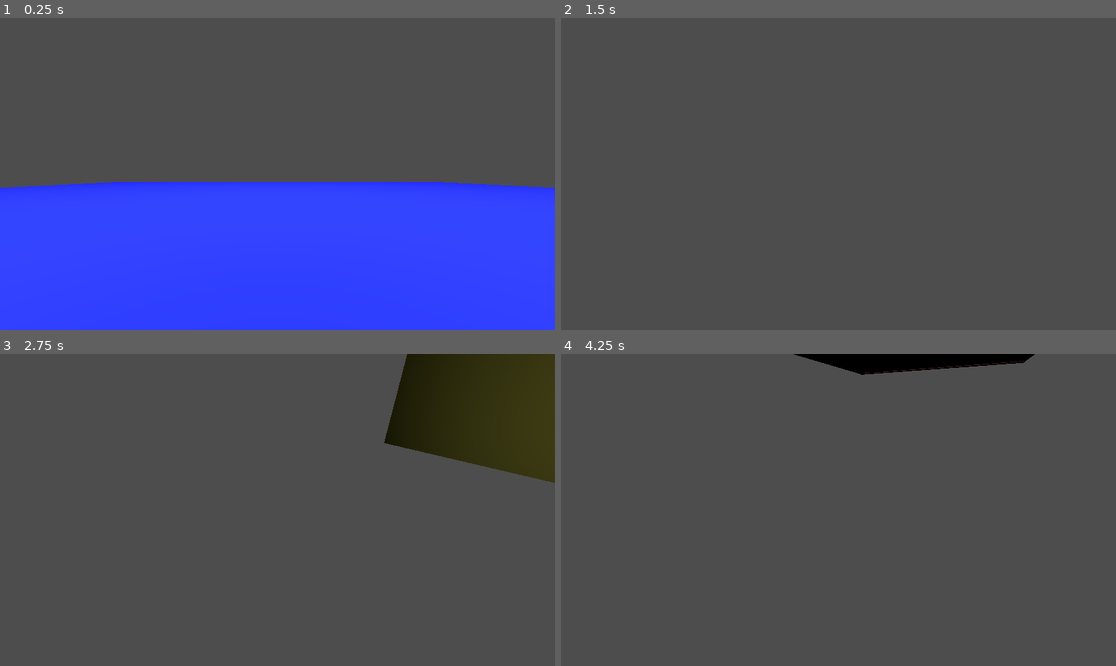
Above: before the commit, frames 1-4 (two rows, left to right).
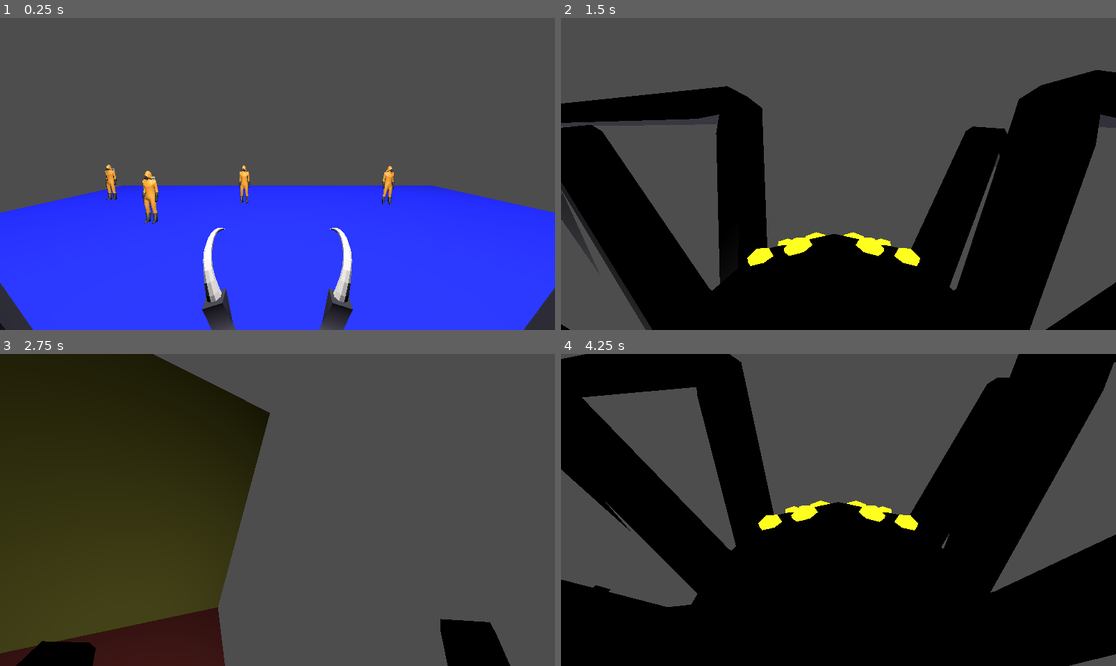
Above: after the commit, the same moments.

Repository: pudgypoultry/godotwildjam7-25
Game: Godot game, scene res://Sandboxes/Andrew/SpiderPlayground.tscn
Two runs of this game, one before a commit and one after it. Both use one fixed random seed, a clock stepped at 60 frames per second and the inputs below. This scene is started directly instead of the project's main scene.
Inputs (mouse positions are in pixels of both pictures, inside the frame that each line leads up to):
- Up to frame 1 (0.25 s): no input
- Up to frame 2 (1.5 s): tap Enter (ui_accept) at 0.5 s; move the mouse to (960, 158) at 0.52 s; hold D (RotateRight) 0.53-1.28 s; tap E (Attack, bound only after the commit) at 0.6 s; click (960, 158) at 0.67 s; tap Space (Jump) at 0.77, 0.8, 1.07, 1.35 s; move the mouse to (727, 189) at 1.27 s; hold S (MoveBackward) from 1.28 s (still down); click (727, 189) at 1.42 s
- Up to frame 3 (2.75 s): tap Space (Jump) at 1.52, 1.82, 2.3 s; tap E (Attack, bound only after the commit) at 1.55, 2.1 s; move the mouse to (333, 441) at 2.02 s; release S (MoveBackward) at 2.03 s; hold D (RotateRight) from 2.03 s (still down); click (333, 441) at 2.17 s
- Up to frame 4 (4.25 s): move the mouse to (810, 572) at 2.77 s; release D (RotateRight) at 2.78 s; hold W (MoveForward) 2.78-3.53 s; tap E (Attack, bound only after the commit) at 2.85 s; click (810, 572) at 2.92 s; tap Space (Jump) at 3.02, 3.32, 3.6, 3.77, 4.07 s; move the mouse to (1005, 556) at 3.52 s; hold A (RotateLeft) from 3.53 s (still down); click (1005, 556) at 3.67 s

The runs differ from the first frame. In frame 1, 6.1% of the frame differs, in the area x 0-100%, y 46-100%; in frame 2, 45%; in frame 3, 54%; in frame 4, 66%, in the area x 0-100%, y 0-100%.
Error after the commit: Invalid access to property or key 'name' on a base object of type 'Nil'. (res://Sandboxes/Andrew/SpiderMovement.gd:169)

Commit message:
Spider/Player interaction minimum is in!

Diff:
--- a/Sandboxes/Andrew/SpiderController.tscn
+++ b/Sandboxes/Andrew/SpiderController.tscn
@@ -1,31 +1,25 @@
-[gd_scene load_steps=8 format=3 uid="uid://c1mgas2y2yu8k"]
+[gd_scene load_steps=6 format=3 uid="uid://c1mgas2y2yu8k"]
 
-[ext_resource type="Script" uid="uid://dakmj8qucvtgx" path="res://Sandboxes/Andrew/ScrapPaper.gd" id="1_3w07u"]
+[ext_resource type="Script" uid="uid://cbw242owap4dw" path="res://Sandboxes/Andrew/SpiderMovement.gd" id="1_nge5q"]
+[ext_resource type="PackedScene" uid="uid://bapr6nymlyejw" path="res://Scenes/spider_actor.tscn" id="2_a2ljo"]
 
 [sub_resource type="SphereShape3D" id="SphereShape3D_lfcr3"]
-
-[sub_resource type="StandardMaterial3D" id="StandardMaterial3D_3w07u"]
-
-[sub_resource type="SphereMesh" id="SphereMesh_3w07u"]
-material = SubResource("StandardMaterial3D_3w07u")
-
-[sub_resource type="StandardMaterial3D" id="StandardMaterial3D_a2ljo"]
-albedo_color = Color(0, 0, 0, 1)
-
-[sub_resource type="SphereMesh" id="SphereMesh_fj6if"]
-material = SubResource("StandardMaterial3D_a2ljo")
 
 [sub_resource type="SphereShape3D" id="SphereShape3D_a2ljo"]
 radius = 1.0
 
-[node name="SpiderController" type="CharacterBody3D" node_paths=PackedStringArray("collisionChecker", "head", "headCamera")]
+[sub_resource type="SphereShape3D" id="SphereShape3D_fj6if"]
+
+[node name="SpiderController" type="CharacterBody3D" node_paths=PackedStringArray("collisionChecker", "attackChecker", "head", "headCamera", "spiderAnimation")]
 axis_lock_angular_x = true
 axis_lock_angular_y = true
 axis_lock_angular_z = true
-script = ExtResource("1_3w07u")
+script = ExtResource("1_nge5q")
 collisionChecker = NodePath("CollisionChecker")
+attackChecker = NodePath("AttackChecker")
 head = NodePath("CameraMount")
 headCamera = NodePath("CameraMount/Camera3D")
+spiderAnimation = NodePath("SpiderActor")
 
 [node name="CollisionShape3D" type="CollisionShape3D" parent="."]
 transform = Transform3D(-4.37114e-08, 0, 1, 0, 1, 0, -1, 0, -4.37114e-08, 0, 0, 0)
@@ -33,25 +27,24 @@
 
 [node name="CameraMount" type="Node3D" parent="."]
 
-[node name="MeshInstance3D" type="MeshInstance3D" parent="CameraMount"]
-visible = false
-mesh = SubResource("SphereMesh_3w07u")
-
-[node name="MeshInstance3D2" type="MeshInstance3D" parent="CameraMount"]
-transform = Transform3D(0.298843, 0, 0, 0, 0.298843, 0, 0, 0, 0.298843, -0.230369, 0.259279, -0.221709)
-visible = false
-mesh = SubResource("SphereMesh_fj6if")
-
-[node name="MeshInstance3D3" type="MeshInstance3D" parent="CameraMount"]
-transform = Transform3D(0.298843, 0, 0, 0, 0.298843, 0, 0, 0, 0.298843, 0.23, 0.259, -0.222)
-visible = false
-mesh = SubResource("SphereMesh_fj6if")
-
 [node name="Camera3D" type="Camera3D" parent="CameraMount"]
+transform = Transform3D(1, 0, 0, 0, 0.993795, 0.111226, 0, -0.111226, 0.993795, 0, 1.70434, 0.399427)
 
 [node name="CollisionChecker" type="Area3D" parent="."]
 
 [node name="CollisionShape3D" type="CollisionShape3D" parent="CollisionChecker"]
 shape = SubResource("SphereShape3D_a2ljo")
 
-[connection signal="body_entered" from="CollisionChecker" to="." method="bodyEntered"]
+[node name="SpiderActor" parent="." instance=ExtResource("2_a2ljo")]
+
+[node name="AttackChecker" type="Area3D" parent="."]
+transform = Transform3D(2.15505, 0, 0, 0, 2.15505, 0, 0, 0, 2.15505, 0, 0.819745, -2.66847)
+collision_layer = 3
+collision_mask = 3
+
+[node name="CollisionShape3D" type="CollisionShape3D" parent="AttackChecker"]
+shape = SubResource("SphereShape3D_fj6if")
+
+[connection signal="body_entered" from="CollisionChecker" to="." method="BodyEntered"]
+[connection signal="body_entered" from="AttackChecker" to="." method="PlayerSensed"]
+[connection signal="body_exited" from="AttackChecker" to="." method="PlayerLost"]
--- a/Sandboxes/Andrew/SpiderMovement.gd
+++ b/Sandboxes/Andrew/SpiderMovement.gd
@@ -11,7 +11,6 @@
 
 @export_category("Plugging in Nodes")
 @export var collisionChecker : Area3D
-@export var playerCollision : CollisionShape3D
 @export var attackChecker : Area3D
 @export var head : Node3D
 @export var headCamera : Camera3D
@@ -34,7 +33,7 @@
 
 
 func _ready() -> void:
-	#Input.set_mouse_mode(Input.MOUSE_MODE_CAPTURED)
+	Input.set_mouse_mode(Input.MOUSE_MODE_CAPTURED)
 	velocity = Vector3.ZERO
 	originalUpDirection = up_direction
 	originalColliderPosition = collisionChecker.position
@@ -53,11 +52,14 @@
 
 func PlayerSensed(body) -> void:
 	if body.is_in_group("npc"):
+		print("Found Player")
 		currentTarget = body
+		print(currentTarget.name)
 
 
 func PlayerLost(body) -> void:
 	if body.is_in_group("npc"):
+		print("Eew Player is missing")
 		currentTarget = null
 
 
@@ -99,10 +101,7 @@
 		needsToReorient = false
 	if needsToReorient:
 		print("Trying to reorient")
-		playerCollision.position += -basis.z * transitionDistance
 		OrientCharacterToDirection(up_direction, delta)
-	else:
-		playerCollision.position = originalColliderPosition
 
 	if not is_on_floor():
 		if !needsToReorient:
@@ -112,8 +111,12 @@
 		jumping = false
 	if Input.is_action_just_pressed("Jump"):
 		jump()
+		up_direction = originalUpDirection
+		needsToReorient = true
+		gravityVector = originalUpDirection * -gravityForce
 	velocity += jumpVector
 	move_and_slide()
+	Attack()
 
 
 func OrientCharacterToDirection(direction : Vector3, delta : float):
@@ -153,9 +156,6 @@
 
 	animationTree.set("parameters/blend_position", Vector2(rawInput.x, abs(rawInput.y)))
 
-	# print(input)
-	#if rawInput.length() > 0:
-		#print(input)
 	return input
 
 
@@ -165,7 +165,9 @@
 
 
 func Attack():
-	if Input.is_mouse_button_pressed(MOUSE_BUTTON_LEFT):
+	if Input.is_action_just_pressed("Attack"):
+		print(currentTarget.name)
 		if currentTarget:
+			print("Trying to kill " + currentTarget.name)
 			currentTarget.KillMe()
 			currentTarget = null
--- a/Sandboxes/Andrew/SpiderPlayground.tscn
+++ b/Sandboxes/Andrew/SpiderPlayground.tscn
@@ -1,7 +1,9 @@
-[gd_scene load_steps=10 format=3 uid="uid://cdxpgy6a5x8b1"]
+[gd_scene load_steps=12 format=3 uid="uid://cdxpgy6a5x8b1"]
 
 [ext_resource type="PackedScene" uid="uid://c1mgas2y2yu8k" path="res://Sandboxes/Andrew/SpiderController.tscn" id="1_7xsgv"]
 [ext_resource type="Script" uid="uid://6ygrbclwoud4" path="res://Sandboxes/Andrew/ClimbableWall.gd" id="1_41bnt"]
+[ext_resource type="PackedScene" uid="uid://bycw3ydt4rvmd" path="res://Sandboxes/Stella/NavNPC.tscn" id="3_cgvlm"]
+[ext_resource type="PackedScene" uid="uid://beotv63xman8r" path="res://Scenes/npc_m_actor_01.tscn" id="4_lv5vs"]
 
 [sub_resource type="BoxShape3D" id="BoxShape3D_83q8s"]
 size = Vector3(20, 1, 25)
@@ -80,3 +82,44 @@
 
 [node name="Marker3D" type="Marker3D" parent="ClimbableWall3"]
 transform = Transform3D(1, 0, 0, 0, 1, 0, 0, 0, 1, 0, 5.40362, 9.53674e-07)
+
+[node name="NavNPC" parent="." instance=ExtResource("3_cgvlm")]
+transform = Transform3D(1, 0, 0, 0, 1, 0, 0, 0, 1, -3.93832, 0.439279, -5.74825)
+
+[node name="MeshInstance3D" parent="NavNPC" index="0"]
+visible = false
+
+[node name="NPC_f" parent="NavNPC" instance=ExtResource("4_lv5vs")]
+transform = Transform3D(1, 0, 0, 0, 1, 0, 0, 0, 1, 0, -0.973261, 0)
+
+[node name="NavNPC2" parent="." instance=ExtResource("3_cgvlm")]
+transform = Transform3D(1, 0, 0, 0, 1, 0, 0, 0, 1, 4.62734, 0.439278, -7.98349)
+
+[node name="MeshInstance3D" parent="NavNPC2" index="0"]
+visible = false
+
+[node name="NPC_f" parent="NavNPC2" instance=ExtResource("4_lv5vs")]
+transform = Transform3D(1, 0, 0, 0, 1, 0, 0, 0, 1, 0, -0.973261, 0)
+
+[node name="NavNPC3" parent="." instance=ExtResource("3_cgvlm")]
+transform = Transform3D(1, 0, 0, 0, 1, 0, 0, 0, 1, -1.42696, 0.439279, -8.18928)
+
+[node name="MeshInstance3D" parent="NavNPC3" index="0"]
+visible = false
+
+[node name="NPC_f" parent="NavNPC3" instance=ExtResource("4_lv5vs")]
+transform = Transform3D(1, 0, 0, 0, 1, 0, 0, 0, 1, 0, -0.973261, 0)
+
+[node name="NavNPC4" parent="." instance=ExtResource("3_cgvlm")]
+transform = Transform3D(1, 0, 0, 0, 1, 0, 0, 0, 1, -7.59527, 0.439279, -8.73795)
+
+[node name="MeshInstance3D" parent="NavNPC4" index="0"]
+visible = false
+
+[node name="NPC_f" parent="NavNPC4" instance=ExtResource("4_lv5vs")]
+transform = Transform3D(1, 0, 0, 0, 1, 0, 0, 0, 1, 0, -0.973261, 0)
+
+[editable path="NavNPC"]
+[editable path="NavNPC2"]
+[editable path="NavNPC3"]
+[editable path="NavNPC4"]
--- a/Scenes/npc_f_actor_01.tscn
+++ b/Scenes/npc_f_actor_01.tscn
@@ -64,6 +64,36 @@
 [node name="NPC" parent="." instance=ExtResource("1_ggfkv")]
 transform = Transform3D(1, 0, 0, 0, 1, 0, 0, 0, 1, 0.0104462, 0, 0.0233746)
 
+[node name="Skeleton3D" parent="NPC/NPCArmature" index="0"]
+bones/1/position = Vector3(0.0167251, -0.173885, 0.755175)
+bones/2/rotation = Quaternion(0.658326, 0.0096913, 0.00847706, 0.752623)
+bones/3/rotation = Quaternion(0.0410255, 0.0174989, 0.00177614, 0.999003)
+bones/4/rotation = Quaternion(-0.00241353, 0.993317, 0.108826, 0.0383679)
+bones/5/rotation = Quaternion(0.00204257, 0.968575, 0.248587, -0.00795797)
+bones/6/rotation = Quaternion(0.118393, -0.213707, -0.0352745, 0.969055)
+bones/8/rotation = Quaternion(0.0342363, 0.807202, -0.587583, 0.0447139)
+bones/9/rotation = Quaternion(0.0244176, 0.0175885, -0.177364, 0.983685)
+bones/10/rotation = Quaternion(0.0455319, 0.002235, -0.078848, 0.995844)
+bones/17/rotation = Quaternion(-0.0342363, 0.807202, -0.587583, -0.044714)
+bones/18/rotation = Quaternion(0.0244176, -0.0175885, 0.177364, 0.983685)
+bones/19/rotation = Quaternion(0.045532, -0.00223486, 0.0788481, 0.995844)
+bones/26/position = Vector3(0.199948, -0.46613, -0.0505662)
+bones/26/rotation = Quaternion(-0.696947, 0.0900687, 0.707014, -0.079275)
+bones/27/position = Vector3(-0.188523, -0.0794131, -0.385445)
+bones/27/rotation = Quaternion(-0.645715, 0.00627353, 0.00530547, 0.763534)
+bones/28/position = Vector3(-0.201502, -0.46613, -0.0439688)
+bones/30/rotation = Quaternion(-0.143469, -0.415083, 0.887845, 0.137313)
+bones/31/rotation = Quaternion(-0.00604436, -4.28266e-06, 0.163171, 0.986579)
+bones/32/rotation = Quaternion(0.374081, 0.582234, -0.403709, 0.598403)
+bones/35/rotation = Quaternion(0.0129672, -0.403329, 0.911764, -0.0764512)
+bones/36/rotation = Quaternion(-0.00431818, 4.32395e-06, -0.116572, 0.993173)
+bones/37/rotation = Quaternion(0.374081, -0.582234, 0.403709, 0.598403)
+bones/39/position = Vector3(0.2328, 0.434659, 1.39564)
+bones/40/position = Vector3(-0.115938, 0.402276, 0.404886)
+bones/41/position = Vector3(-0.0987769, -0.0540813, 0.0616111)
+bones/42/position = Vector3(0.279399, 0.328992, 0.367912)
+bones/43/position = Vector3(0.140151, -0.086505, 0.0672237)
+
 [node name="HazmatSuit_m" parent="NPC/NPCArmature/Skeleton3D" index="5"]
 visible = false
 
--- a/Scenes/npc_m_actor_01.tscn
+++ b/Scenes/npc_m_actor_01.tscn
@@ -64,6 +64,36 @@
 [node name="NPC" parent="." instance=ExtResource("1_kqb87")]
 transform = Transform3D(1, 0, 0, 0, 1, 0, 0, 0, 1, 0.0104462, 0, 0.0233746)
 
+[node name="Skeleton3D" parent="NPC/NPCArmature" index="0"]
+bones/1/position = Vector3(0.000566976, -0.161318, 0.755175)
+bones/2/rotation = Quaternion(0.658326, 0.0096913, 0.00847706, 0.752623)
+bones/3/rotation = Quaternion(0.0410255, 0.0174989, 0.00177614, 0.999003)
+bones/4/rotation = Quaternion(-0.00241353, 0.993317, 0.108826, 0.0383679)
+bones/5/rotation = Quaternion(0.00204257, 0.968575, 0.248587, -0.00795797)
+bones/6/rotation = Quaternion(0.159418, -0.0388528, -0.00641316, 0.986426)
+bones/8/rotation = Quaternion(0.0342363, 0.807202, -0.587583, 0.0447139)
+bones/9/rotation = Quaternion(0.0244176, 0.0175885, -0.177364, 0.983685)
+bones/10/rotation = Quaternion(0.0455319, 0.002235, -0.078848, 0.995844)
+bones/17/rotation = Quaternion(-0.0342363, 0.807202, -0.587583, -0.044714)
+bones/18/rotation = Quaternion(0.0244176, -0.0175885, 0.177364, 0.983685)
+bones/19/rotation = Quaternion(0.045532, -0.00223486, 0.0788481, 0.995844)
+bones/26/position = Vector3(0.199948, -0.46613, -0.0505662)
+bones/26/rotation = Quaternion(-0.696947, 0.0900687, 0.707014, -0.079275)
+bones/27/position = Vector3(-0.188523, -0.0794131, -0.385445)
+bones/27/rotation = Quaternion(-0.645715, 0.00627353, 0.00530547, 0.763534)
+bones/28/position = Vector3(-0.201502, -0.46613, -0.0439688)
+bones/30/rotation = Quaternion(-0.15566, -0.425294, 0.882211, 0.128835)
+bones/31/rotation = Quaternion(-0.005566, -4.30012e-06, 0.150258, 0.988631)
+bones/32/rotation = Quaternion(0.374081, 0.582234, -0.403709, 0.598403)
+bones/35/rotation = Quaternion(0.00848663, -0.393868, 0.916425, -0.0704379)
+bones/36/rotation = Quaternion(-0.00464759, 4.32118e-06, -0.125465, 0.992087)
+bones/37/rotation = Quaternion(0.374081, -0.582234, 0.403709, 0.598403)
+bones/39/position = Vector3(0.0338055, 0.414518, 1.43395)
+bones/40/position = Vector3(-0.115938, 0.402276, 0.404886)
+bones/41/position = Vector3(-0.0987769, -0.0540813, 0.0616111)
+bones/42/position = Vector3(0.279399, 0.328992, 0.367912)
+bones/43/position = Vector3(0.140151, -0.086505, 0.0672237)
+
 [node name="HazmatSuit_f" parent="NPC/NPCArmature/Skeleton3D" index="4"]
 visible = false
 
--- a/Scenes/spider_actor.tscn
+++ b/Scenes/spider_actor.tscn
@@ -34,6 +34,7 @@
 blend_point_4/pos = Vector2(0, 0.9)
 blend_point_5/node = SubResource("AnimationNodeAnimation_n60cy")
 blend_point_5/pos = Vector2(0, 0)
+snap = Vector2(0.1, 0.19)
 
 [node name="SpiderActor" type="Node3D"]
 script = ExtResource("1_gr433")
--- a/project.godot
+++ b/project.godot
@@ -57,6 +57,11 @@
 "events": [Object(InputEventKey,"resource_local_to_scene":false,"resource_name":"","device":-1,"window_id":0,"alt_press …(192 unchanged characters)…
 ]
 }
+Attack={
+"deadzone": 0.2,
+"events": [Object(InputEventKey,"resource_local_to_scene":false,"resource_name":"","device":-1,"window_id":0,"alt_pressed":false,"shift_pressed":false,"ctrl_pressed":false,"meta_pressed":false,"pressed":false,"keycode":0,"physical_keycode":69,"key_label":0,"unicode":101,"location":0,"echo":false,"script":null)
+]
+}
 
 [rendering]
 
Not shown: 1 places in Sandboxes/Stella/NavNPC.tscn that only renumber resources
Not shown: 1 places in Scenes/npc_f_actor_01.tscn that only renumber resources
Not shown: 1 places in Scenes/npc_m_actor_01.tscn that only renumber resources
